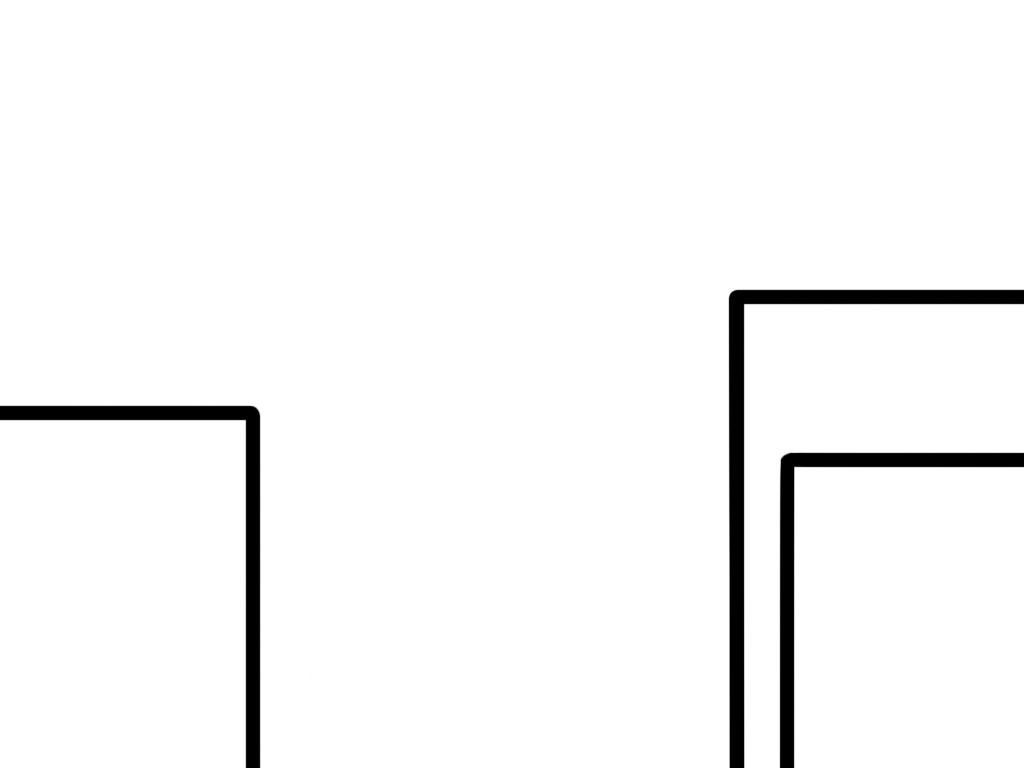
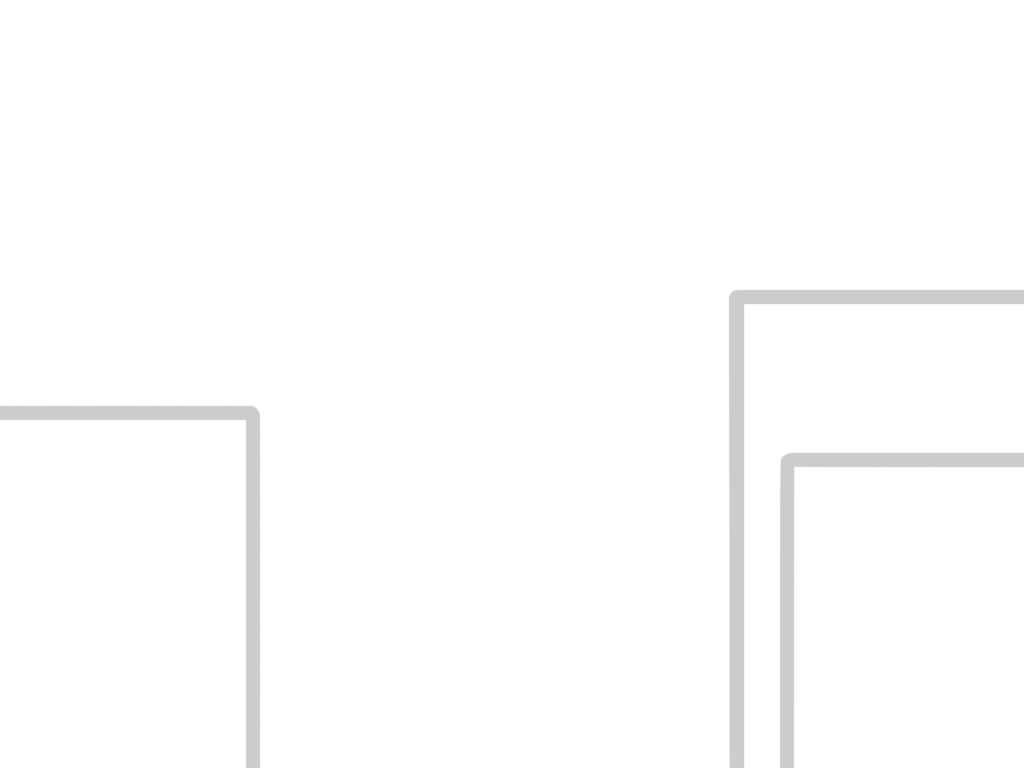
Two versions of the same layered image (1024x768). Layer-by-layer changes:
added layer "Layer 0" above "Layer 2" over box(0, 289, 1024, 768)
added layer "Layer 2" over box(0, 289, 1024, 768)
